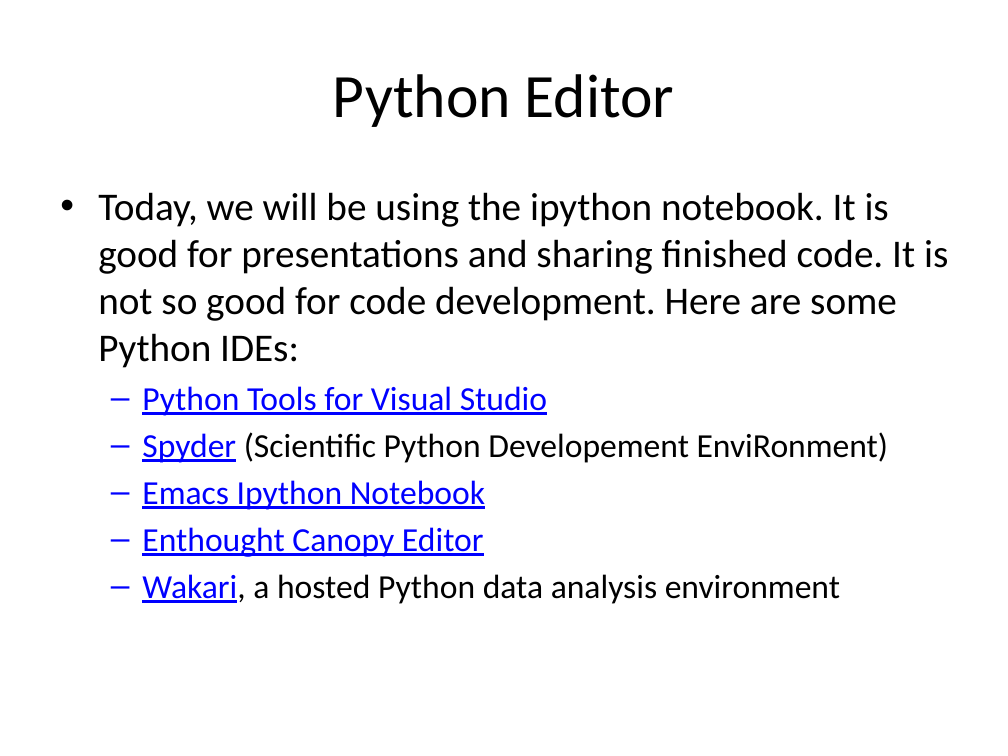
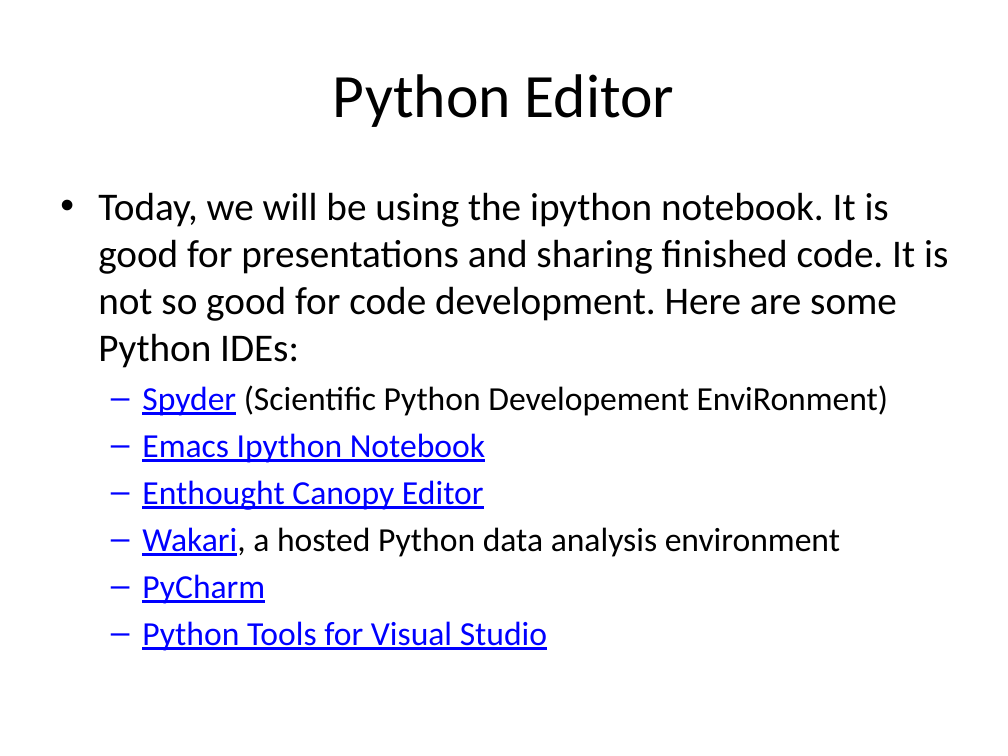
Before and after one commit to Unidata/python-workshop, a slide deck: slide 13 of presentations/Overview.pptx. Drawn at 1008x756 pixels with LibreOffice and Linux fonts; fonts in the diff are those of the drawing; background and template pictures are left out. Boxes give left, top, right and bottom in pixels: in the first picture for what was removed or moved away, otherwise in the second. Text is boxed around its words. In the diff, an @@ line names an element or a change of style, - is before the commit and + after.

```diff
--- a/presentations/Overview.pptx
+++ b/presentations/Overview.pptx
@@ text at [142,386,547,416]: paragraph removed @@
-  – Python Tools for Visual Studio
@@ text at [142,574,547,651]: paragraphs added @@
+  – PyCharm
+  – Python Tools for Visual Studio
```
Also in this commit, not shown: 3 other slides changed, 1 other file.
